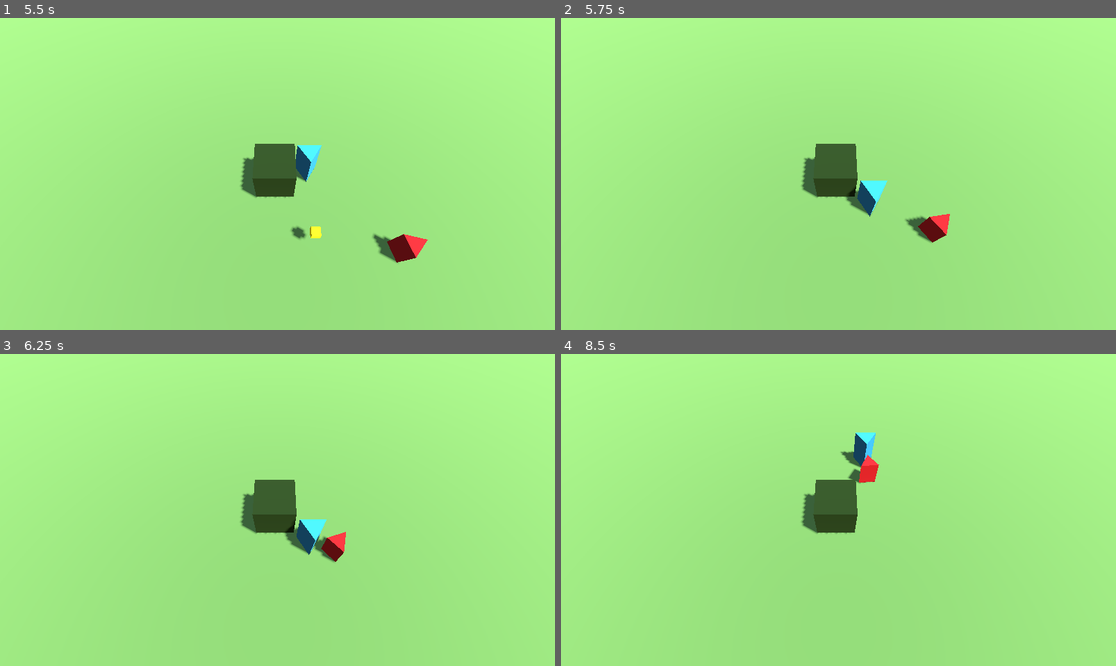
Above: before the commit, frames 1-4 (two rows, left to right).
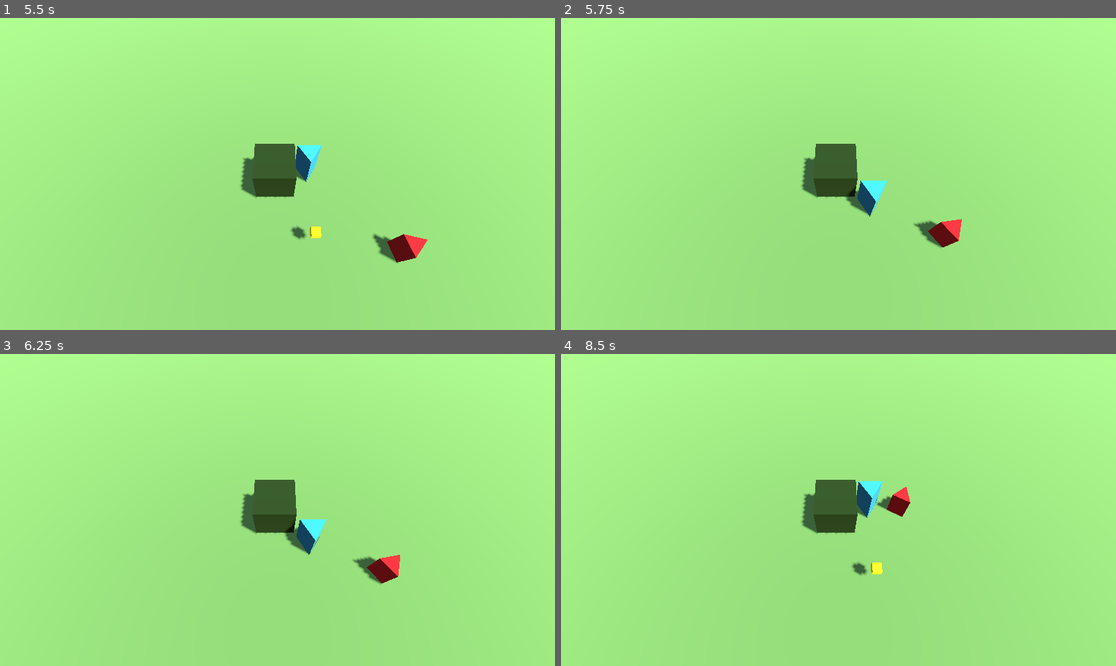
Above: after the commit, the same moments.

Repository: nielssj/godot-topdown-base
Game: Godot game, scene res://main.tscn
Two runs of this game, one before a commit and one after it. Both use one fixed random seed, a clock stepped at 60 frames per second and the inputs below.
Inputs (mouse positions are in pixels of both pictures, inside the frame that each line leads up to):
- Up to frame 1 (5.5 s): tap Enter at 0.5, 3.5 s; move the mouse to (399, 158) at 0.52 s; press the mouse at (399, 158) at 0.53 s; hold D (move_right) 0.53-1.25 s; release the mouse at (399, 158) at 1.25 s; drag from (166, 189) to (249, 236) at 1.27 s; tap Space at 2, 5 s; move the mouse to (333, 105) at 2.02 s; hold D (move_right) 2.03-2.75 s; hold Shift 2.03-2.75 s; click (333, 105) at 2.3 s; drag from (249, 236) to (111, 127) at 2.77 s; move the mouse to (444, 220) at 3.52 s; press the mouse at (444, 220) at 3.53 s; hold A (move_left) 3.53-4.25 s; tap Ctrl at 3.6 s; release the mouse at (444, 220) at 4.25 s; drag from (111, 127) to (194, 96) at 4.27 s; move the mouse to (305, 174) at 5.02 s; press the mouse at (305, 174) at 5.03 s; hold S (move_back) from 5.03 s (still down)
- Up to frame 2 (5.75 s): keep holding S (move_back)
- Up to frame 3 (6.25 s): release S (move_back) at 5.75 s; release the mouse at (305, 510) at 5.75 s; drag from (194, 432) to (166, 525) at 5.77 s
- Up to frame 4 (8.5 s): tap Enter at 6.5 s; move the mouse to (960, 494) at 6.52 s; press the mouse at (960, 494) at 6.53 s; hold W (move_forward) 6.53-7.25 s; tap Alt at 6.6 s; release the mouse at (960, 494) at 7.25 s; drag from (727, 525) to (810, 572) at 7.27 s; tap Space at 8 s; move the mouse to (894, 441) at 8.02 s; press the mouse at (894, 441) at 8.03 s; hold S (move_back) from 8.03 s (still down)

Frame 1 is identical in both runs. In frame 2, 0.6% of the frame differs, in the area x 61-73%, y 62-74%; in frame 3, 0.9%; in frame 4, 1.5%, in the area x 50-63%, y 25-72%.

Commit message:
feat: attacking state in npc

Diff:
--- a/entities/characters/NPC.gd
+++ b/entities/characters/NPC.gd
@@ -3,14 +3,18 @@
 
 # How fast the NPC moves in meters per second
 @export var speed: float = 3.0
+@export var attack_range: float = 2.0
+@export var resume_chase_range: float = 3.0
 
 enum State {
 	IDLE,
 	CHASING,
+	ATTACKING,
 }
 
 # Reference to child model node
 @onready var model = $Model
+@onready var weapon: Weapon = get_node_or_null("Model/Weapon")
 
 # The node the NPC is currently pursuing
 var target: Node3D = null
@@ -24,6 +28,8 @@
 					pass
 				State.CHASING:
 					pass
+				State.ATTACKING:
+					pass
 		# Assign new state
 		state = value
 		# Enter functions (match on NEW state after assignment)
@@ -32,6 +38,8 @@
 				_enter_idle()
 			State.CHASING:
 				_enter_chasing()
+			State.ATTACKING:
+				_enter_attacking()
 
 func _physics_process(_delta: float) -> void:
 	# Delegate per-frame logic to the active state
@@ -40,12 +48,17 @@
 			pass
 		State.CHASING:
 			_tick_chasing()
+		State.ATTACKING:
+			_tick_attacking()
 
 func _enter_idle() -> void:
 	pass
 
 func _enter_chasing() -> void:
 	pass
+
+func _enter_attacking() -> void:
+	velocity = Vector3.ZERO
 
 func _tick_chasing() -> void:
 	# Vector from NPC to target, flattened to the horizontal plane
@@ -57,6 +70,21 @@
 	# Move
 	velocity = direction * speed
 	move_and_slide()
+	if to_target.length() <= attack_range:
+		state = State.ATTACKING
+
+func _tick_attacking() -> void:
+	var to_target := target.global_position - global_position
+	to_target.y = 0.0
+	var direction := to_target.normalized()
+	model.look_at(global_position + direction, Vector3.UP)
+	velocity = Vector3.ZERO
+	move_and_slide()
+	if to_target.length() > resume_chase_range:
+		state = State.CHASING
+		return
+	if weapon:
+		weapon.fire()
 
 func _on_vision_area_body_entered(body: Node3D) -> void:
 	# Start chasing when a player enters the vision area
--- a/entities/characters/NPC.tscn
+++ b/entities/characters/NPC.tscn
@@ -1,6 +1,7 @@
 [gd_scene format=3 uid="uid://c3sx6pjjffgd"]
 
 [ext_resource type="Script" uid="uid://dkqhbluwmtxu7" path="res://entities/characters/NPC.gd" id="1_7hsy1"]
+[ext_resource type="PackedScene" path="res://entities/weapons/Weapon.tscn" id="2_weapon"]
 
 [sub_resource type="StandardMaterial3D" id="StandardMaterial3D_0xm2m"]
 albedo_color = Color(0.9764706, 0.25490198, 0.26666668, 1)
@@ -26,6 +27,10 @@
 mesh = SubResource("PrismMesh_h2yge")
 skeleton = NodePath("../../..")
 
+[node name="Weapon" parent="Model" instance=ExtResource("2_weapon")]
+transform = Transform3D(1, 0, 0, 0, 1, 0, 0, 0, 1, 0, 0.5, -0.4)
+fire_rate = 1.5
+
 [node name="CollisionShape3D" type="CollisionShape3D" parent="." unique_id=645852759]
 transform = Transform3D(1, 0, 0, 0, 1, 0, 0, 0, 1, 0, 0.37457275, 0)
 shape = SubResource("BoxShape3D_4sekt")
--- a/tests/test_npc.gd
+++ b/tests/test_npc.gd
@@ -18,6 +18,7 @@
 
 func test_npc_initialization():
 	assert_not_null(npc, "NPC instance should be created")
+	assert_not_null(npc.weapon, "NPC should have a weapon attached")
 	assert_eq(npc.speed, 3.0, "NPC default speed should be 3.0")
 	assert_eq(npc.state, NPC.State.IDLE, "NPC should start in IDLE state")
 	assert_null(npc.target, "NPC should have no target initially")
@@ -53,3 +54,56 @@
 
 	assert_eq(npc.state, NPC.State.IDLE, "State should remain IDLE for non-player body")
 	assert_null(npc.target, "Target should remain null for non-player body")
+
+
+func test_attack_range_and_resume_chase_range_defaults():
+	assert_eq(npc.attack_range, 2.0, "attack_range default should be 2.0")
+	assert_eq(npc.resume_chase_range, 3.0, "resume_chase_range default should be 3.0")
+
+
+func test_tick_chasing_transitions_to_attacking_when_within_attack_range():
+	var fake_player := Node3D.new()
+	add_child_autofree(fake_player)
+	fake_player.global_position = Vector3(1.5, 0.0, 0.0)  # within default attack_range of 2.0
+	npc.target = fake_player
+	npc.state = NPC.State.CHASING
+
+	npc._tick_chasing()
+
+	assert_eq(npc.state, NPC.State.ATTACKING, "Should transition to ATTACKING when target is within attack_range")
+
+
+func test_tick_chasing_stays_chasing_when_outside_attack_range():
+	var fake_player := Node3D.new()
+	add_child_autofree(fake_player)
+	fake_player.global_position = Vector3(2.5, 0.0, 0.0)  # beyond default attack_range of 2.0
+	npc.target = fake_player
+	npc.state = NPC.State.CHASING
+
+	npc._tick_chasing()
+
+	assert_eq(npc.state, NPC.State.CHASING, "Should remain CHASING when target is beyond attack_range")
+
+
+func test_tick_attacking_transitions_to_chasing_when_beyond_resume_range():
+	var fake_player := Node3D.new()
+	add_child_autofree(fake_player)
+	fake_player.global_position = Vector3(4.0, 0.0, 0.0)  # beyond default resume_chase_range of 3.0
+	npc.target = fake_player
+	npc.state = NPC.State.ATTACKING
+
+	npc._tick_attacking()
+
+	assert_eq(npc.state, NPC.State.CHASING, "Should transition to CHASING when target moves beyond resume_chase_range")
+
+
+func test_tick_attacking_stays_attacking_when_within_resume_range():
+	var fake_player := Node3D.new()
+	add_child_autofree(fake_player)
+	fake_player.global_position = Vector3(1.5, 0.0, 0.0)  # within default resume_chase_range of 3.0
+	npc.target = fake_player
+	npc.state = NPC.State.ATTACKING
+
+	npc._tick_attacking()
+
+	assert_eq(npc.state, NPC.State.ATTACKING, "Should remain ATTACKING when target is within resume_chase_range")
Not shown, changed: entities/characters/NPC.md
